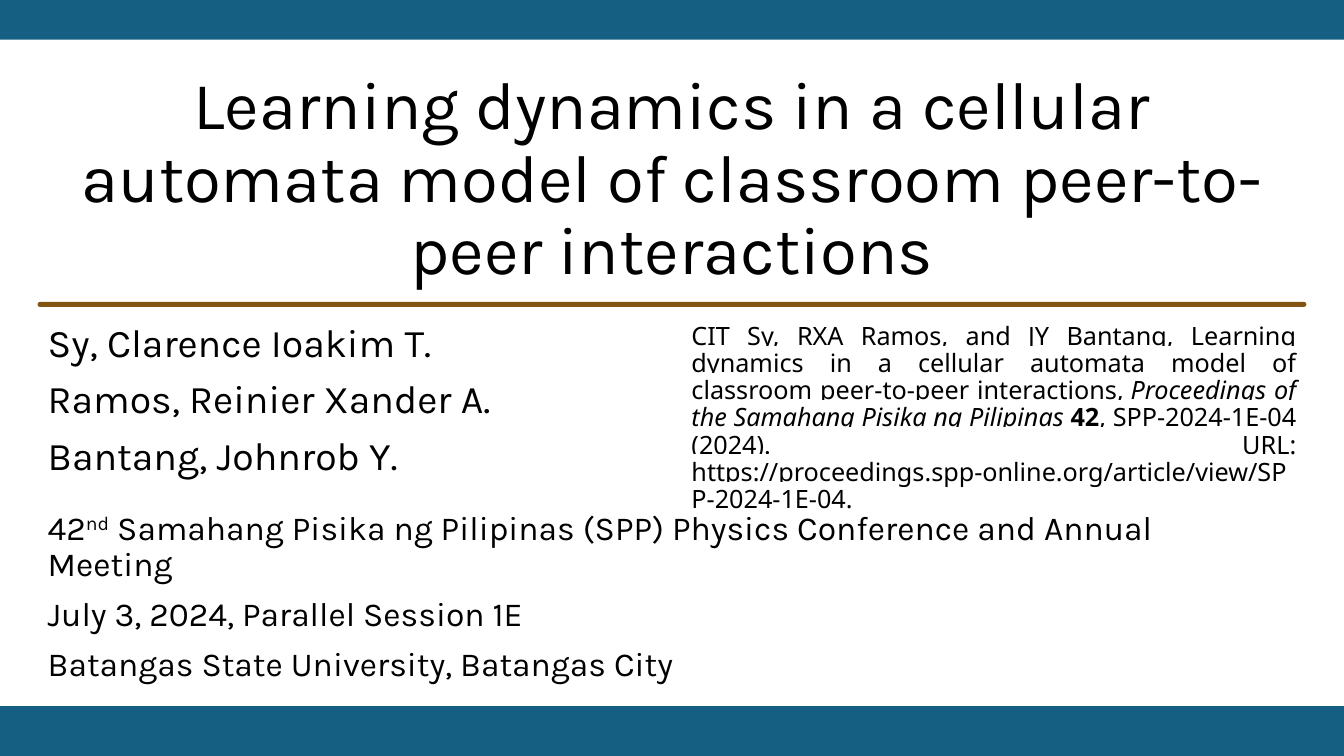
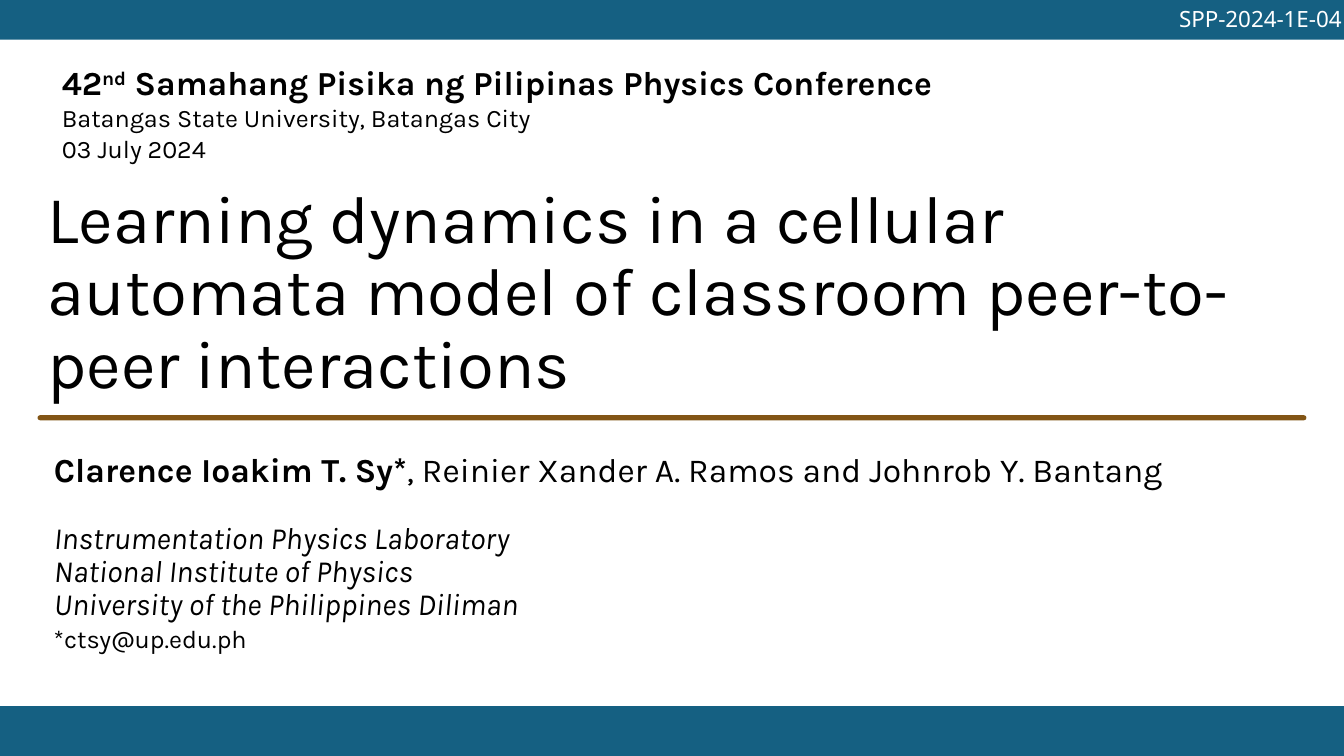
Before and after one commit to ioakimsy/BS-Thesis, a slide deck: slide 1 of documents/SPP-2024-presentation.pptx. Drawn at 1344x756 pixels with LibreOffice and Linux fonts; fonts in the diff are those of the drawing; background and template pictures are left out. Boxes give left, top, right and bottom in pixels: in the first picture for what was removed or moved away, otherwise in the second. Text is boxed around its words. In the diff, an @@ line names an element or a change of style, - is before the commit and + after.

Commit message:
Plotting, analysis, and writing on IH model

```diff
--- a/documents/SPP-2024-presentation.pptx
+++ b/documents/SPP-2024-presentation.pptx
@@ text added at (x1=1175, y1=10, x2=1334, y2=28), 16 pt, text #FFFFFF @@
+SPP-2024-1E-04
@@ text "42nd Samahang Pisika ng Pilipinas ..." moved from (x1=48, y1=515, x2=1152, y2=685) to (x1=62, y1=71, x2=932, y2=164) @@
@@ text at (x1=135, y1=71, x2=932, y2=104): text changed; bold on @@
-42nd Samahang Pisika ng Pilipinas (SPP) Physics Conference and Annual Meeting
-July 3, 2024, Parallel Session 1E
+42nd Samahang Pisika ng Pilipinas Physics Conference
@@ text at (x1=62, y1=109, x2=530, y2=134): size 24 to 18 pt in "Batangas State University, Batangas City"; line spacing 0.9 to 1; less space between paragraphs @@
@@ text at (x1=62, y1=140, x2=206, y2=164): paragraph added @@
+03 July 2024
@@ title "Learning dynamics in a cellular ..." moved from (x1=81, y1=82, x2=1261, y2=290) to (x1=48, y1=196, x2=1227, y2=404) @@
@@ title "Learning dynamics in a cellular ..." at (x1=48, y1=196, x2=1227, y2=404): alignment centre to left @@
@@ text removed at (x1=691, y1=326, x2=1297, y2=509) @@
-CIT Sy, RXA Ramos, and JY Bantang, Learning dynamics in a cellular automata model of classroom peer-to-peer interactions, Proceedings of the Samahang Pisika ng Pilipinas 42, SPP-2024-1E-04 (2024). URL: https://proceedings.spp-online.org/article/view/SPP-2024-1E-04.
@@ rounded rectangle moved from (x1=37, y1=302, x2=1307, y2=308) to (x1=37, y1=415, x2=1307, y2=420) @@
@@ subtitle at (x1=54, y1=458, x2=1162, y2=623): text changed; size 28 to 22 pt; italic on @@
-Sy, Clarence Ioakim T.
-Ramos, Reinier Xander A.
-Bantang, Johnrob Y.
+Clarence Ioakim T. Sy*, Reinier Xander A. Ramos and Johnrob Y. Bantang
+Instrumentation Physics Laboratory
+National Institute of Physics
+University of the Philippines Diliman
@@ text added at (x1=54, y1=630, x2=247, y2=654), 18 pt, text #000000 @@
+*ctsy@up.edu.ph
```
Also in this commit, not shown: 13 other slides changed, 5 slides added, 1 slide removed, 19 other files.
